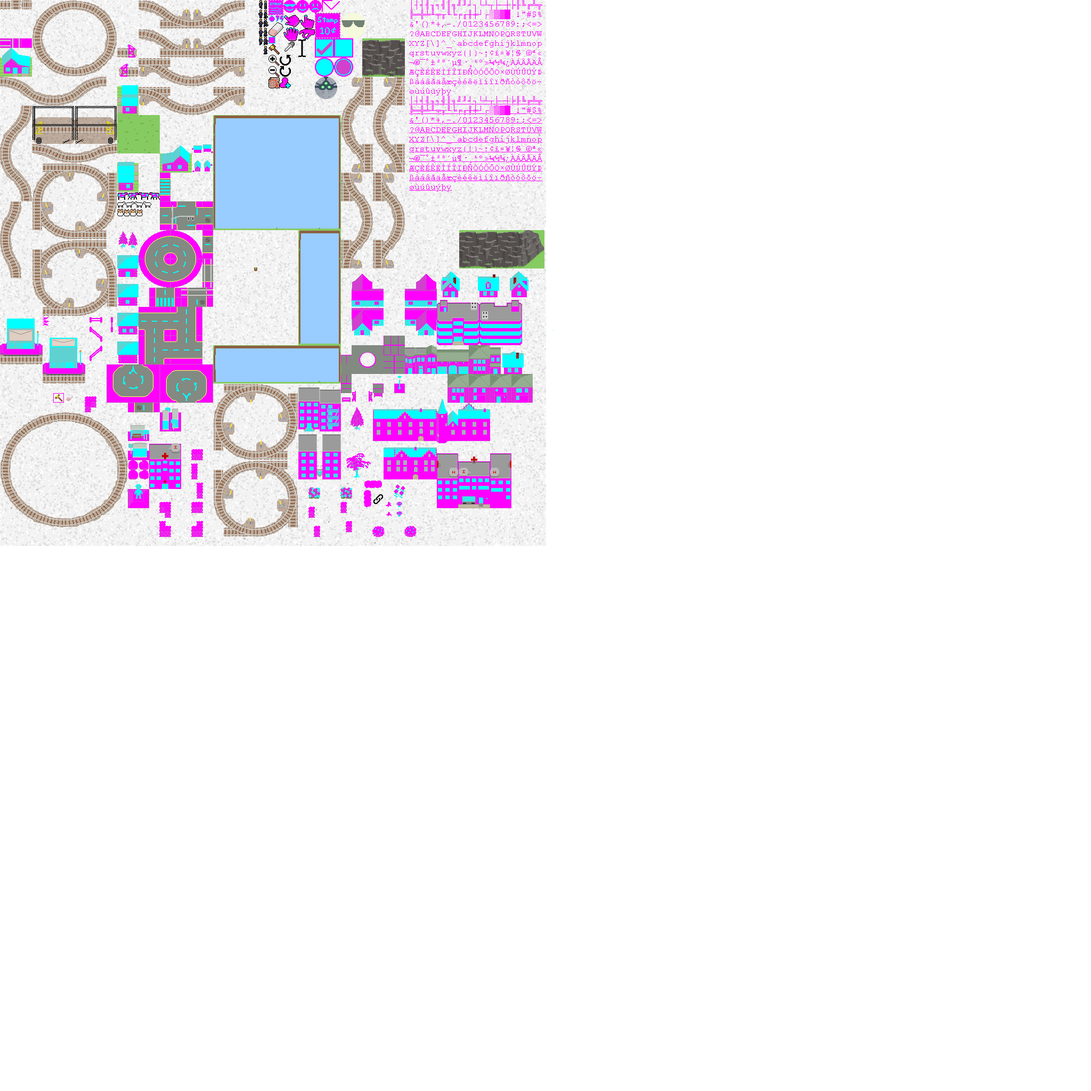
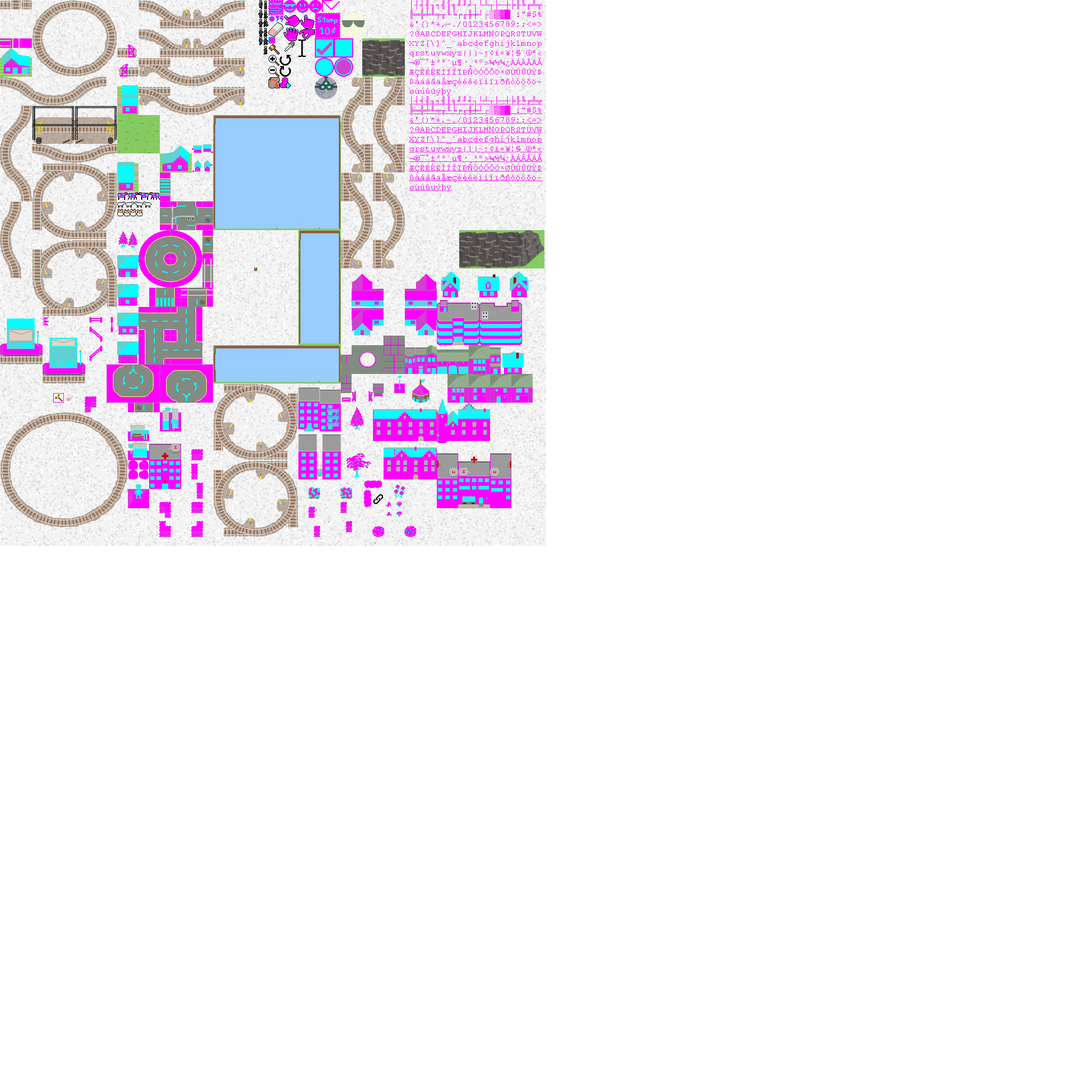
Layered file, before and after one edit (w=1091, h=1091). Changes by layer:
painted on "Pasted Layer #3" over left=412, top=379, right=430, bottom=403
